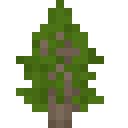
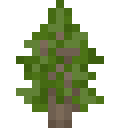
Revision of a layered (128, 128) image; what changed, layer by layer:
painted on "acacia_sapling.png" over [left=16, top=8, right=96, bottom=104]
